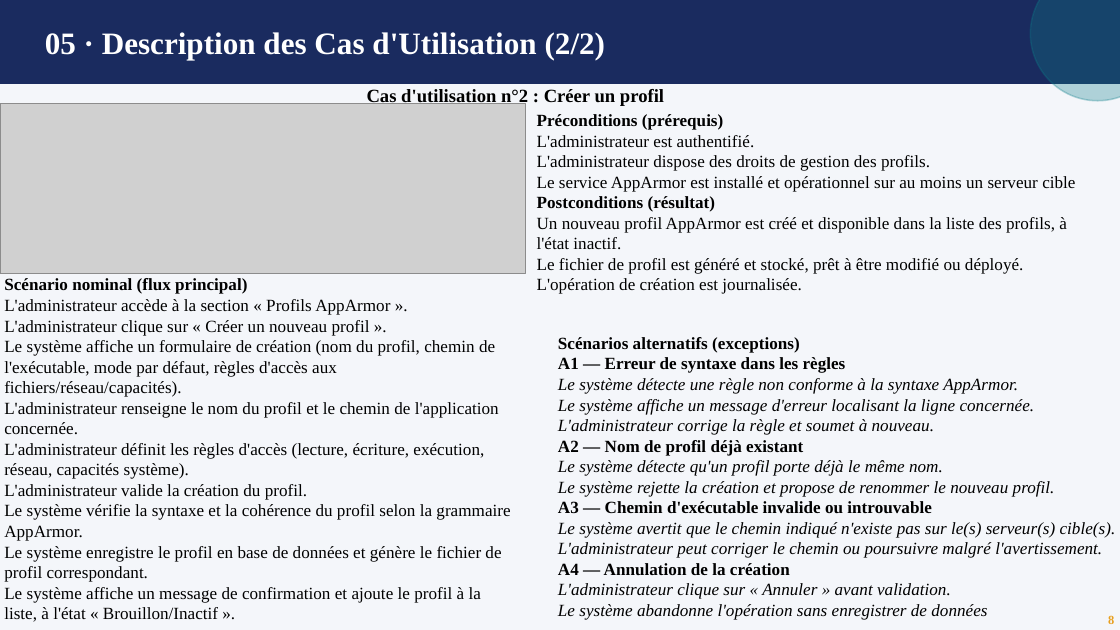
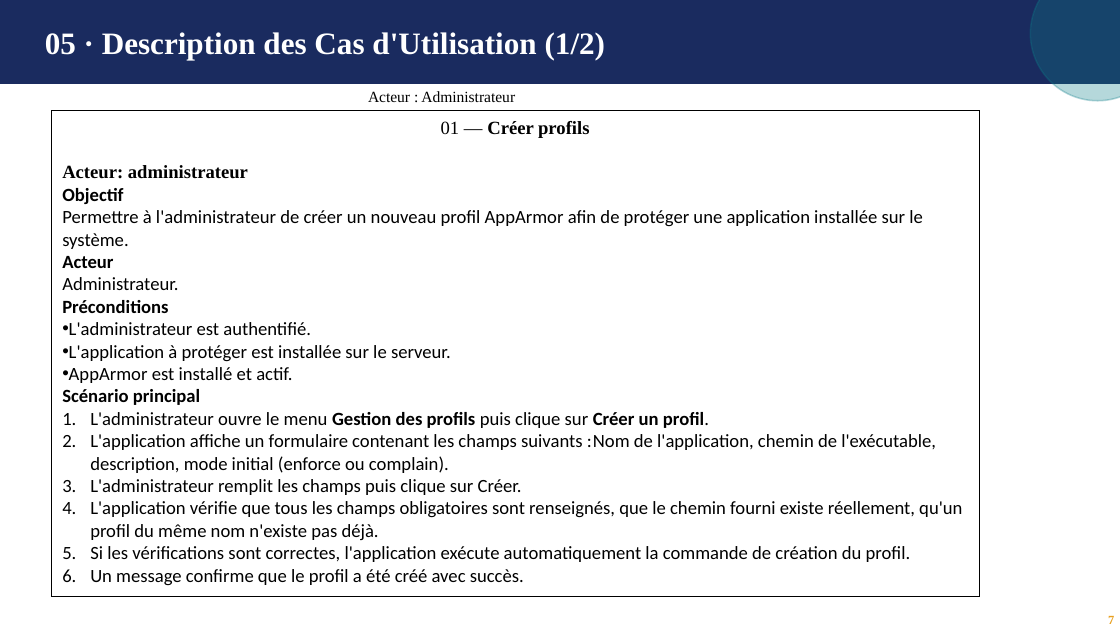
Before and after one commit to OpenSecureFoundation/Web-AppArmor-Manager, a slide deck: slide 8 of Dossier_Analyse_AppArmor.pptx (slide 10 before the commit). Drawn at 1120x630 pixels with LibreOffice and Linux fonts; fonts in the diff are those of the drawing; grey boxes stand for pictures. Boxes give left, top, right and bottom in pixels: in the first picture for what was removed or moved away, otherwise in the second. Text is boxed around its words. In the diff, an @@ line names an element or a change of style, - is before the commit and + after.

```diff
--- a/Dossier_Analyse_AppArmor.pptx
+++ b/Dossier_Analyse_AppArmor.pptx
@@ background #F4F6FA to #FFFFFF @@
@@ text at (x1=45, y1=32, x2=606, y2=60): text changed @@
-05 · Description des Cas d'Utilisation (2/2)
+05 · Description des Cas d'Utilisation (1/2)
@@ text removed at (x1=367, y1=88, x2=664, y2=107) @@
-Cas d'utilisation n°2 : Créer un profil
@@ picture removed at (x1=0, y1=103, x2=525, y2=273) @@
@@ rectangle added at (x1=52, y1=110, x2=980, y2=596), outline #000000 0.75 pt, 12 pt, text #000000 @@
+01 — Créer profils
+Acteur: administrateur
+Objectif
+Permettre à l'administrateur de créer un nouveau profil AppArmor afin de protéger une application installée sur le système.
+Acteur
+Administrateur.
+Préconditions
+• L'administrateur est authentifié.
+• L'application à protéger est installée sur le serveur.
+• AppArmor est installé et actif.
+Scénario principal
+1. L'administrateur ouvre le menu Gestion des profils puis clique sur Créer un profil.
+2. L'application affiche un formulaire contenant les champs suivants :Nom de l'application, chemin de l'exécutable, description, mode initial (enforce ou complain).
+3. L'administrateur remplit les champs puis clique sur Créer.
+4. L'application vérifie que tous les champs obligatoires sont renseignés, que le chemin fourni existe réellement, qu'un profil du même nom n'existe pas déjà.
+5. Si les vérifications sont correctes, l'application exécute automatiquement la commande de création du profil.
+6. Un message confirme que le profil a été créé avec succès.
@@ text added at (x1=368, y1=91, x2=515, y2=102), 10 pt, text #000000 @@
+Acteur : Administrateur
@@ text removed at (x1=537, y1=114, x2=1075, y2=294) @@
-Préconditions (prérequis)
-L'administrateur est authentifié.
-L'administrateur dispose des droits de gestion des profils.
-Le service AppArmor est installé et opérationnel sur au moins un serveur cible
-Postconditions (résultat)
-Un nouveau profil AppArmor est créé et disponible dans la liste des profils, à l'état inactif.
-Le fichier de profil est généré et stocké, prêt à être modifié ou déployé.
-L'opération de création est journalisée.
@@ text removed at (x1=4, y1=278, x2=510, y2=622) @@
-Scénario nominal (flux principal)
-L'administrateur accède à la section « Profils AppArmor ».
-L'administrateur clique sur « Créer un nouveau profil ».
-Le système affiche un formulaire de création (nom du profil, chemin de l'exécutable, mode par défaut, règles d'accès aux fichiers/réseau/capacités).
-L'administrateur renseigne le nom du profil et le chemin de l'application concernée.
-L'administrateur définit les règles d'accès (lecture, écriture, exécution, réseau, capacités système).
-L'administrateur valide la création du profil.
-Le système vérifie la syntaxe et la cohérence du profil selon la grammaire AppArmor.
-Le système enregistre le profil en base de données et génère le fichier de profil correspondant.
-Le système affiche un message de confirmation et ajoute le profil à la liste, à l'état « Brouillon/Inactif ».
@@ text removed at (x1=558, y1=337, x2=1116, y2=620) @@
-Scénarios alternatifs (exceptions)
-A1 — Erreur de syntaxe dans les règles
-Le système détecte une règle non conforme à la syntaxe AppArmor.
-Le système affiche un message d'erreur localisant la ligne concernée.
-L'administrateur corrige la règle et soumet à nouveau.
-A2 — Nom de profil déjà existant
-Le système détecte qu'un profil porte déjà le même nom.
-Le système rejette la création et propose de renommer le nouveau profil.
-A3 — Chemin d'exécutable invalide ou introuvable
-Le système avertit que le chemin indiqué n'existe pas sur le(s) serveur(s) cible(s).
-L'administrateur peut corriger le chemin ou poursuivre malgré l'avertissement.
-A4 — Annulation de la création
-L'administrateur clique sur « Annuler » avant validation.
-Le système abandonne l'opération sans enregistrer de données
@@ text at (x1=1108, y1=616, x2=1114, y2=624): text changed @@
-8
+7
```
Also in this commit, not shown: 8 other slides changed, 2 slides added, 13 slides removed, 1 other file.
